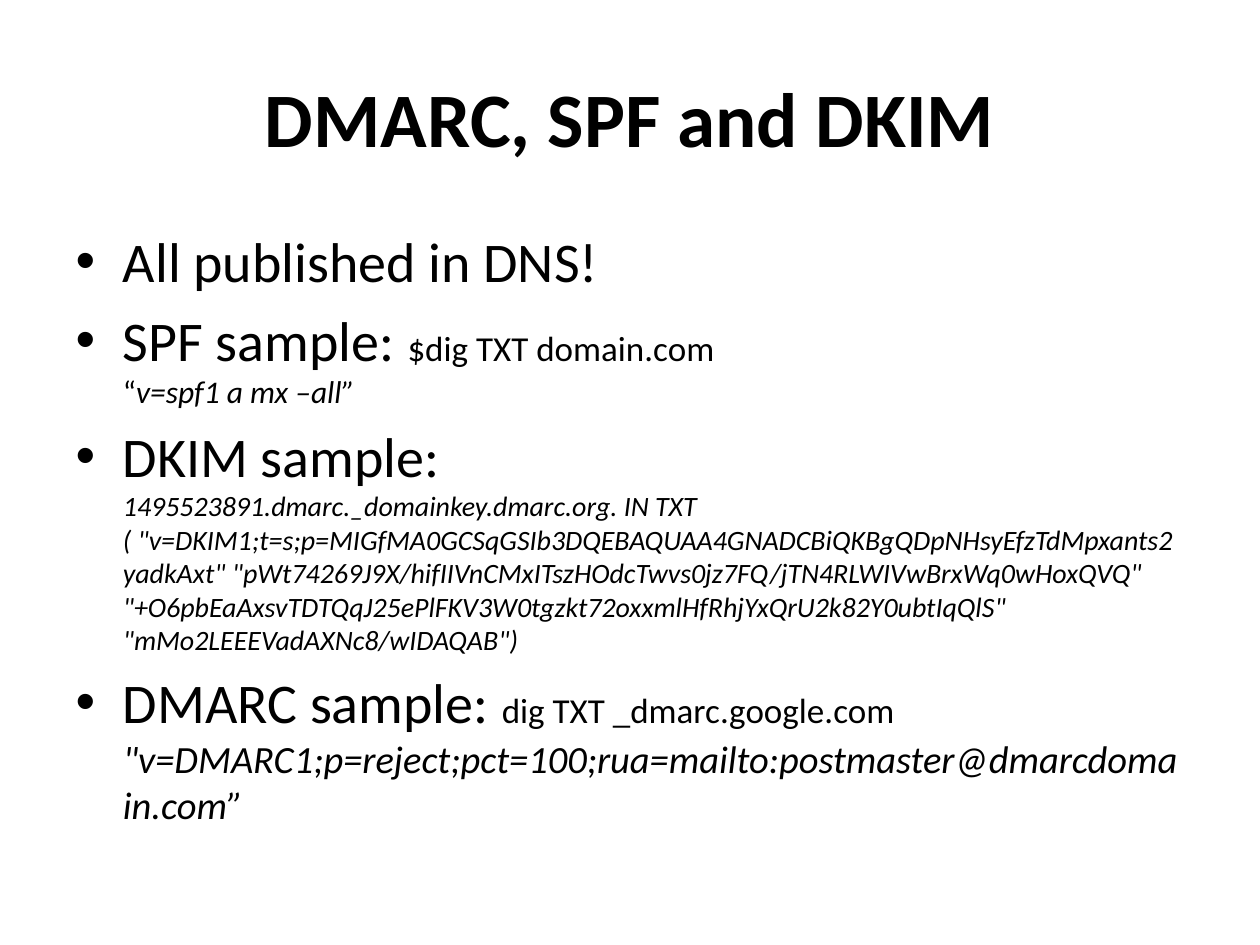
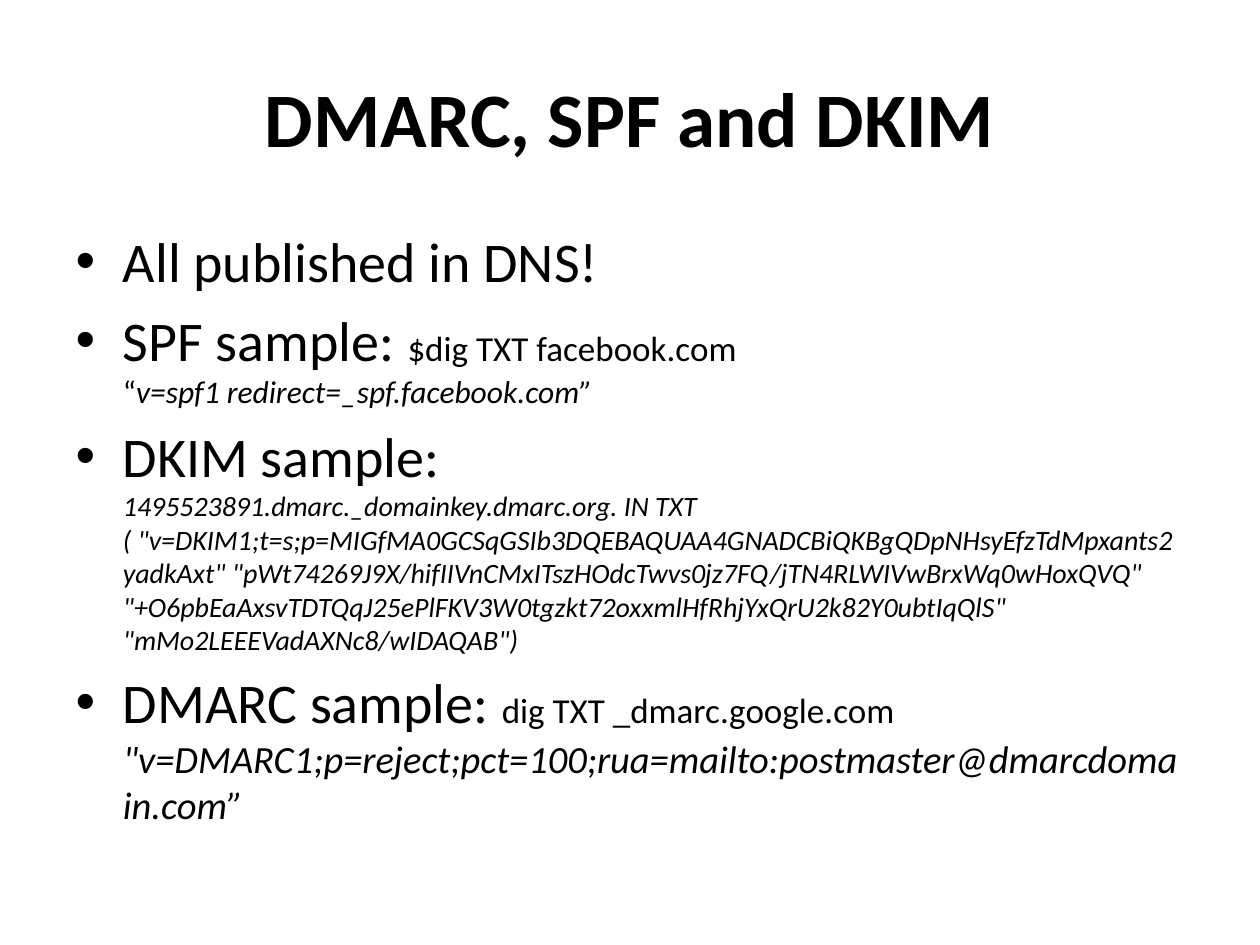
Before and after one commit to afnog/afnog.github.io, a slide deck: slide 26 of sse/postfix/postfix-mailgateway-debian.ppt. Drawn at 1260x945 pixels with LibreOffice and Linux fonts; fonts in the diff are those of the drawing. Boxes give left, top, right and bottom in pixels: in the first picture for what was removed or moved away, otherwise in the second. Text is boxed around its words. In the diff, an @@ line names an element or a change of style, - is before the commit and + after.

Commit message:
autocommit by Makefile

```diff
--- a/sse/postfix/postfix-mailgateway-debian.ppt
+++ b/sse/postfix/postfix-mailgateway-debian.ppt
@@ text at [123,322,736,408]: text changed; size 20 to 18 pt; italic on @@
-• SPF sample: $dig TXT domain.com
-  “v=spf1 a mx –all”
+• SPF sample: $dig TXT facebook.com
+  “v=spf1 redirect=_spf.facebook.com”
```
